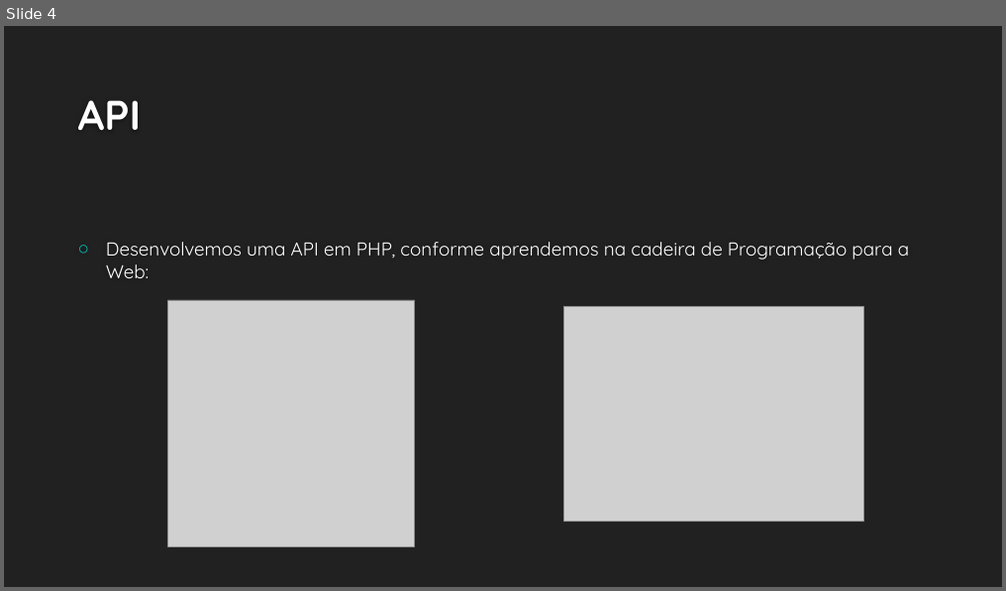
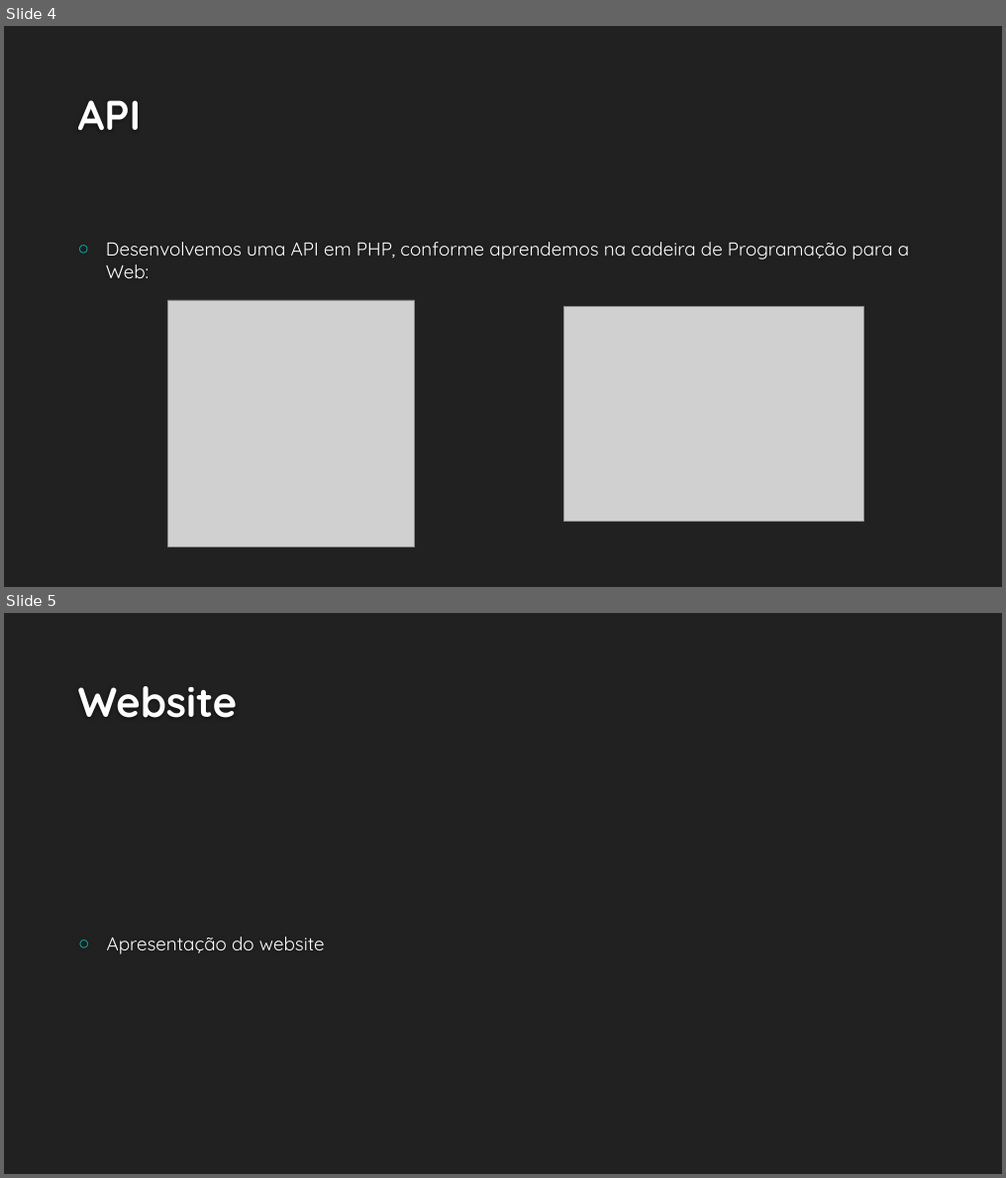
Before and after one commit to nicerinno/HardwareHamlet, a slide deck: Apresentacao HardwareHamlet.pptx. Shown one above the other, each under a label of ours: slide 4 before the commit, slides 4 and 5 after it. The pictures are 1006x591 and 1006x1178 pixels, drawn with LibreOffice and Linux fonts; fonts in the diff are those of the drawing; grey boxes stand for pictures; background and template pictures are left out. Boxes give left, top, right and bottom in pixels: in the first picture for what was removed or moved away, otherwise in the second. Text is boxed around its words. In the diff, an @@ line names an element or a change of style, - is before the commit and + after.

```diff
--- a/Apresentacao HardwareHamlet.pptx
+++ b/Apresentacao HardwareHamlet.pptx
@@ slide 5 added at <box>4,613,1002,1174</box>, background #212121 @@
@@ title added at <box>78,686,238,718</box>, 40 pt, text #FEFEFE, bold @@
+Website
@@ text added at <box>107,937,325,955</box>, 18 pt, text #FFFFFF @@
+○ Apresentação do website
```
Also in this commit, not shown: 2 other slides added, 2 slides removed.
